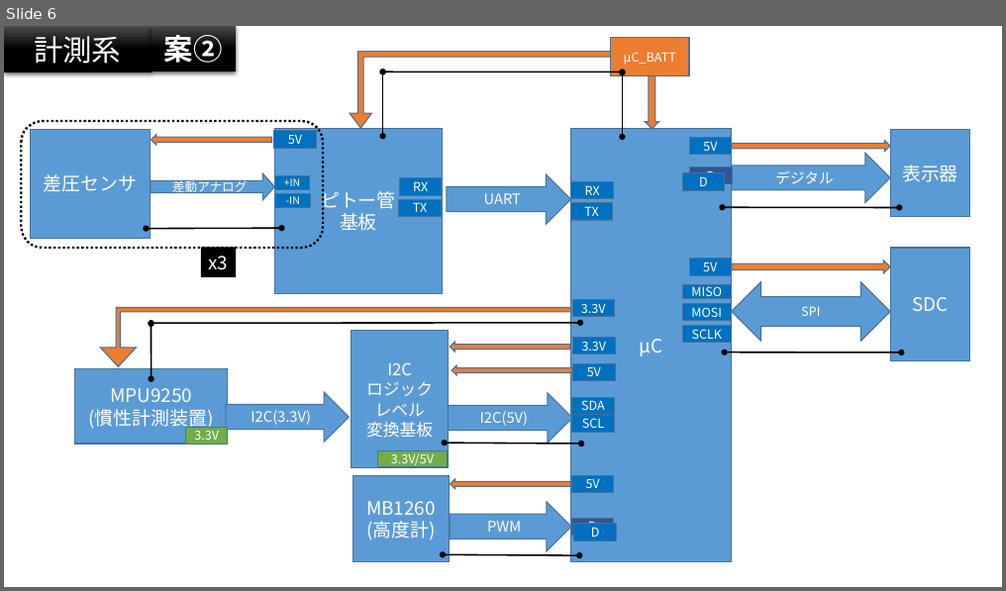
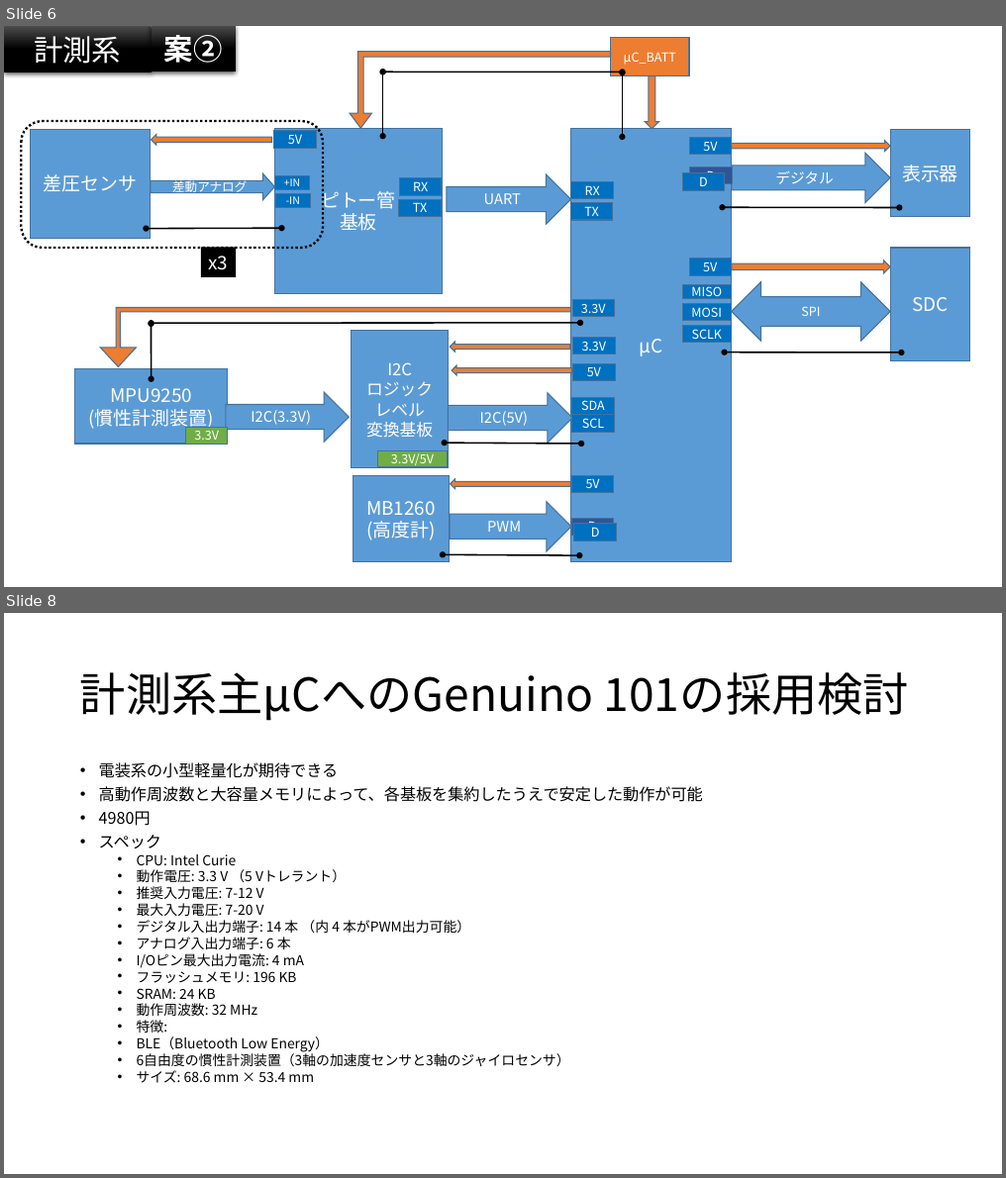
Before and after one commit to TORICA/avio17, a slide deck: 電装全体構成_TORICA_17_LUMINOUS.pptx. Shown one above the other, each under a label of ours: slide 6 before the commit, slides 6 and 8 after it; the slides between them are not shown. The pictures are 1006x591 and 1006x1178 pixels, drawn with LibreOffice and Linux fonts; fonts in the diff are those of the drawing. Boxes give left, top, right and bottom in pixels: in the first picture for what was removed or moved away, otherwise in the second. Text is boxed around its words. In the diff, an @@ line names an element or a change of style, - is before the commit and + after.

```diff
--- a/電装全体構成_TORICA_17_LUMINOUS.pptx
+++ b/電装全体構成_TORICA_17_LUMINOUS.pptx
@@ slide 8 added at bbox=[4, 613, 1002, 1174], background #FFFFFF @@
@@ title added at bbox=[80, 672, 909, 721], 44 pt, text #000000 @@
+計測系主μCへのGenuino 101の採用検討
@@ text added at bbox=[99, 762, 703, 1083], 13.2 pt, text #000000 @@
+• 電装系の小型軽量化が期待できる
+• 高動作周波数と大容量メモリによって、各基板を集約したうえで安定した動作が可能
+• 4980円
+• スペック
+  • CPU: Intel Curie
+  • 動作電圧: 3.3 V （5 Vトレラント）
+  • 推奨入力電圧: 7-12 V
+  • 最大入力電圧: 7-20 V
+  • デジタル入出力端子: 14 本 （内 4 本がPWM出力可能）
+  • アナログ入出力端子: 6 本
+  • I/Oピン最大出力電流: 4 mA
+  • フラッシュメモリ: 196 KB
+  • SRAM: 24 KB
+  • 動作周波数: 32 MHz
+  • 特徴:
+  • BLE（Bluetooth Low Energy）
+  • 6自由度の慣性計測装置（3軸の加速度センサと3軸のジャイロセンサ）
+  • サイズ: 68.6 mm × 53.4 mm
```
Also in this commit, not shown: 1 slide changed, 9 other slides added, 1 slide removed, 1 other file.
